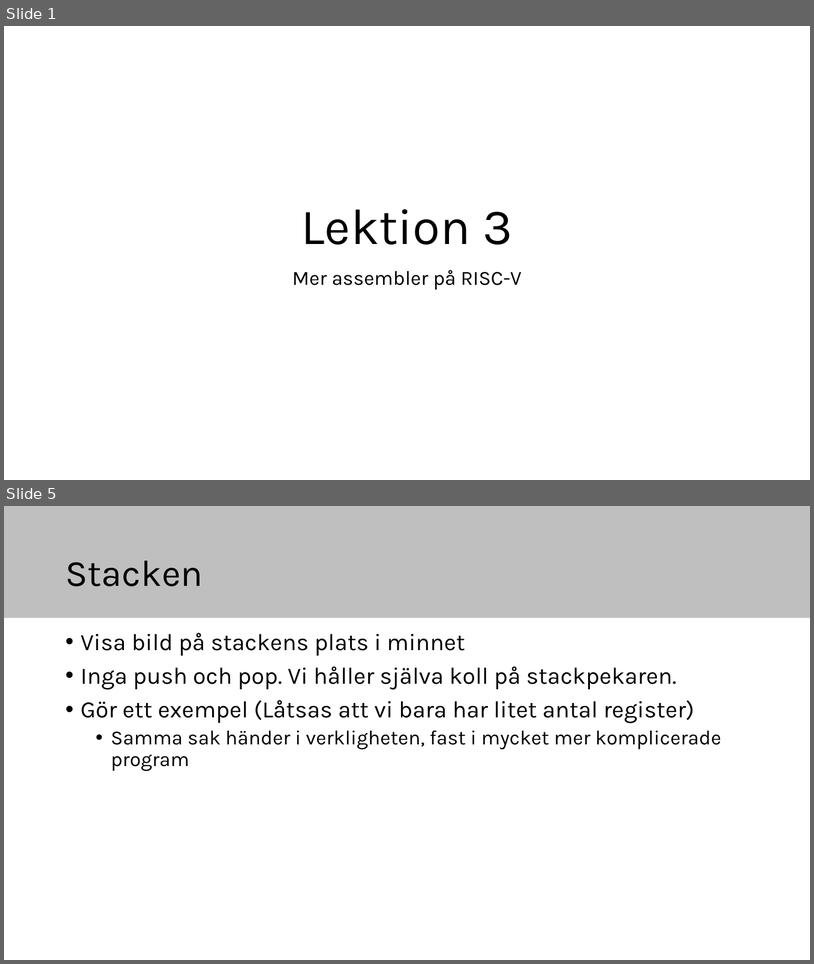
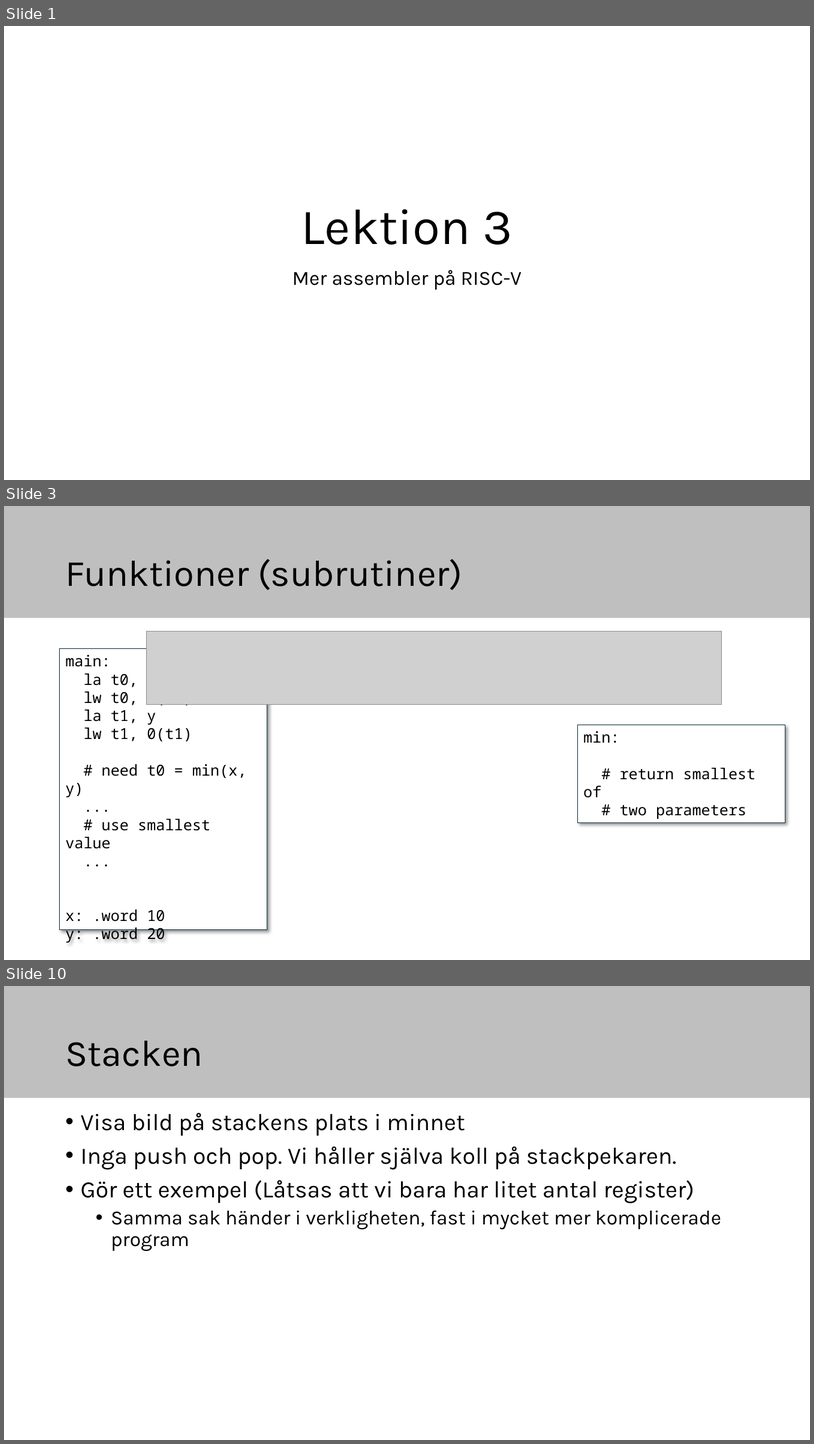
Before and after one commit to elias-at-chalmers/mop-lecture_notes-mirror, a slide deck: slides/lecture03-assembly2.pptx. Shown one above the other, each under a label of ours: slides 1 and 5 before the commit, slides 1, 3 and 10 after it; the slides between them are not shown. The pictures are 814x964 and 814x1444 pixels, drawn with LibreOffice and Linux fonts; fonts in the diff are those of the drawing; grey boxes stand for pictures. Boxes give left, top, right and bottom in pixels: in the first picture for what was removed or moved away, otherwise in the second. Text is boxed around its words. In the diff, an @@ line names an element or a change of style, - is before the commit and + after.

```diff
--- a/slides/lecture03-assembly2.pptx
+++ b/slides/lecture03-assembly2.pptx
@@ slide 3 added at (4, 506, 810, 960), background #FFFFFF; not listed: 1 template element that a slide beside it also shows @@
@@ title added at (65, 559, 463, 590), 44 pt, text #000000 @@
+Funktioner (subrutiner)
@@ picture added at (147, 631, 722, 705) @@
@@ rectangle added at (60, 649, 268, 930), fill #FFFFFF, outline #092A39 0.75 pt, 18 pt, text #000000 @@
+main:
+la t0, x
+lw t0, 0(t0)
+la t1, y
+lw t1, 0(t1)
+# need t0 = min(x, y)
+...
+# use smallest value
+...
+x: .word 10
+y: .word 20
@@ rectangle added at (578, 725, 786, 823), fill #FFFFFF, outline #092A39 0.75 pt, 18 pt, text #000000 @@
+min:
+# return smallest of
+# two parameters
@@ what was slide 5 is now slide 10 @@
```
Also in this commit, not shown: 7 other slides added, 3 slides removed.
